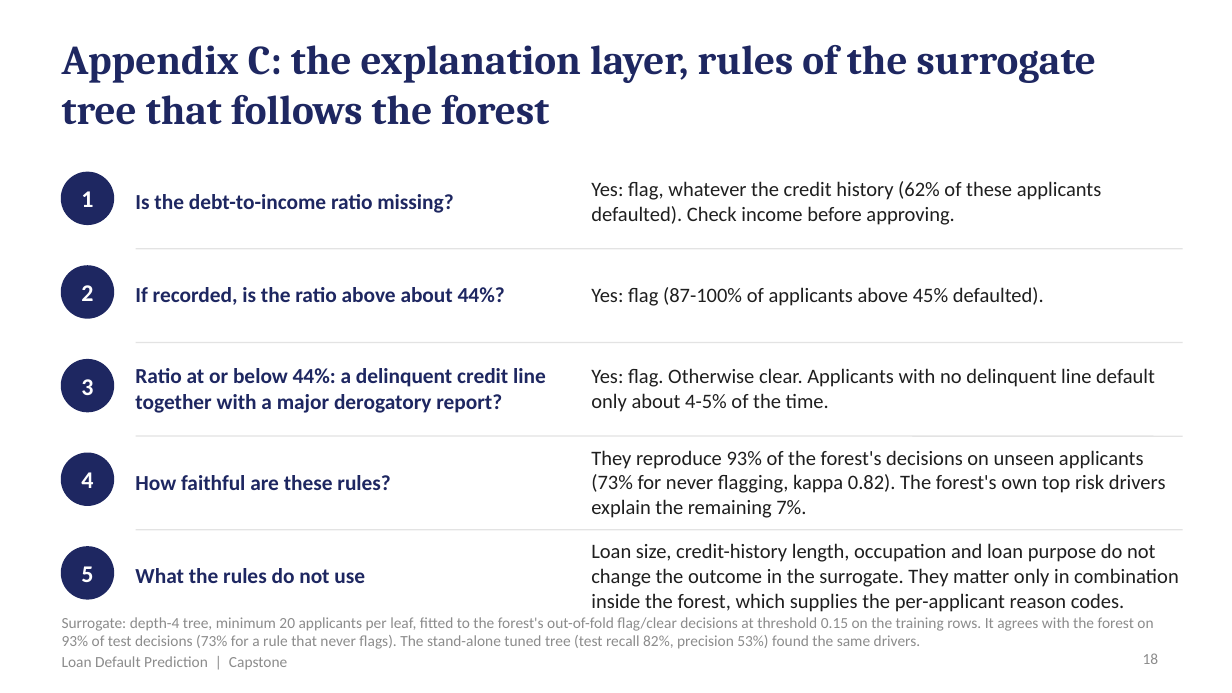
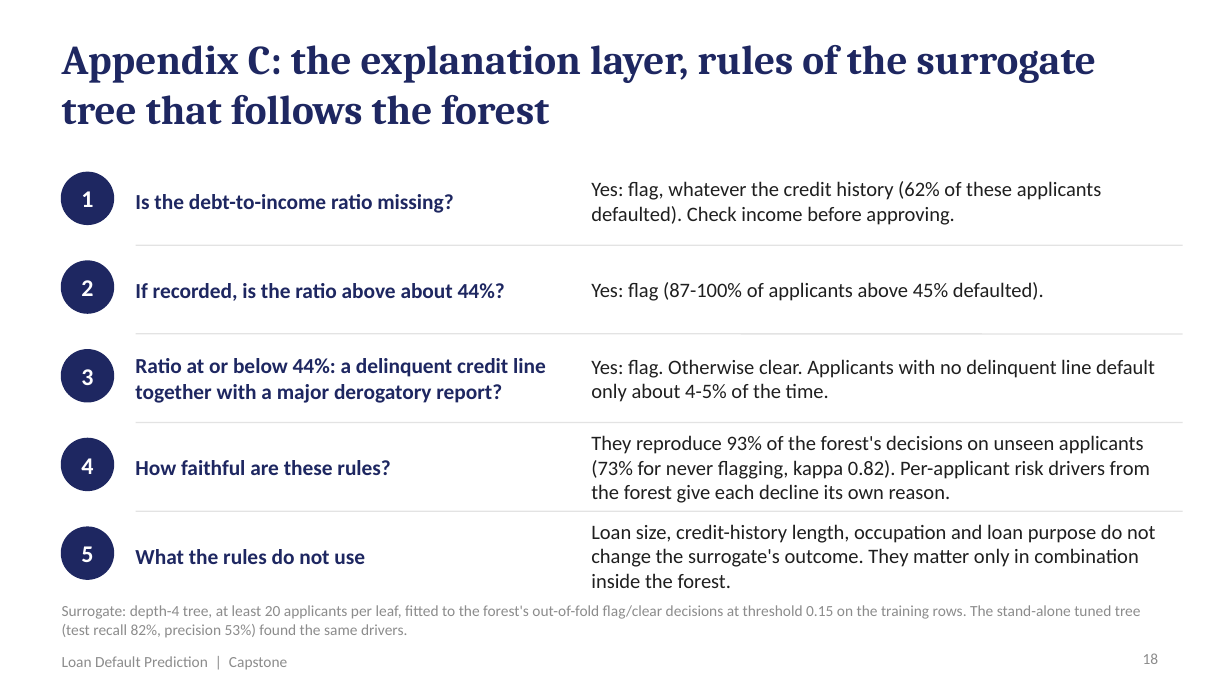
Before and after one commit to shubham1891/Personal-code, a slide deck: slide 18 of presentation/Loan_Default_Prediction_Presentation.pptx. Drawn at 1232x693 pixels with LibreOffice and Linux fonts; fonts in the diff are those of the drawing. Boxes give left, top, right and bottom in pixels: in the first picture for what was removed or moved away, otherwise in the second. Text is boxed around its words. In the diff, an @@ line names an element or a change of style, - is before the commit and + after.

```diff
--- a/presentation/Loan_Default_Prediction_Presentation.pptx
+++ b/presentation/Loan_Default_Prediction_Presentation.pptx
@@ 3 texts, 1 line, 1 ellipse: place and size @@
-3 texts, 1 line, 1 ellipse at (62, 249, 1183, 318)
+3 texts, 1 line, 1 ellipse at (62, 245, 1183, 313)
@@ 3 texts, 1 line, 1 ellipse: place and size @@
-3 texts, 1 line, 1 ellipse at (62, 342, 1183, 413)
+3 texts, 1 line, 1 ellipse at (62, 334, 1183, 403)
@@ 2 texts, 1 line, 1 ellipse: place and size @@
-2 texts, 1 line, 1 ellipse at (62, 436, 1183, 505)
+2 texts, 1 line, 1 ellipse at (62, 423, 1183, 490)
@@ text at (591, 435, 1150, 503): text changed @@
-They reproduce 93% of the forest's decisions on unseen applicants (73% for never flagging, kappa 0.82). The forest's own top risk drivers explain the remaining 7%.
+They reproduce 93% of the forest's decisions on unseen applicants (73% for never flagging, kappa 0.82). Per-applicant risk drivers from the forest give each decline its own reason.
@@ 2 texts, 1 line, 1 ellipse: place and size @@
-2 texts, 1 line, 1 ellipse at (62, 530, 1183, 599)
+2 texts, 1 line, 1 ellipse at (62, 511, 1183, 579)
@@ text at (591, 524, 1155, 588): text changed @@
-Loan size, credit-history length, occupation and loan purpose do not change the outcome in the surrogate. They matter only in combination inside the forest, which supplies the per-applicant reason codes.
+Loan size, credit-history length, occupation and loan purpose do not change the surrogate's outcome. They matter only in combination inside the forest.
@@ text at (62, 605, 1141, 637): text changed @@
-Surrogate: depth-4 tree, minimum 20 applicants per leaf, fitted to the forest's out-of-fold flag/clear decisions at threshold 0.15 on the training rows. It agrees with the forest on 93% of test decisions (73% for a rule that never flags). The stand-alone tuned tree (test recall 82%, precision 53%) found the same drivers.
+Surrogate: depth-4 tree, at least 20 applicants per leaf, fitted to the forest's out-of-fold flag/clear decisions at threshold 0.15 on the training rows. The stand-alone tuned tree (test recall 82%, precision 53%) found the same drivers.
```
Also in this commit, not shown: 10 other slides changed, 20 other files.
